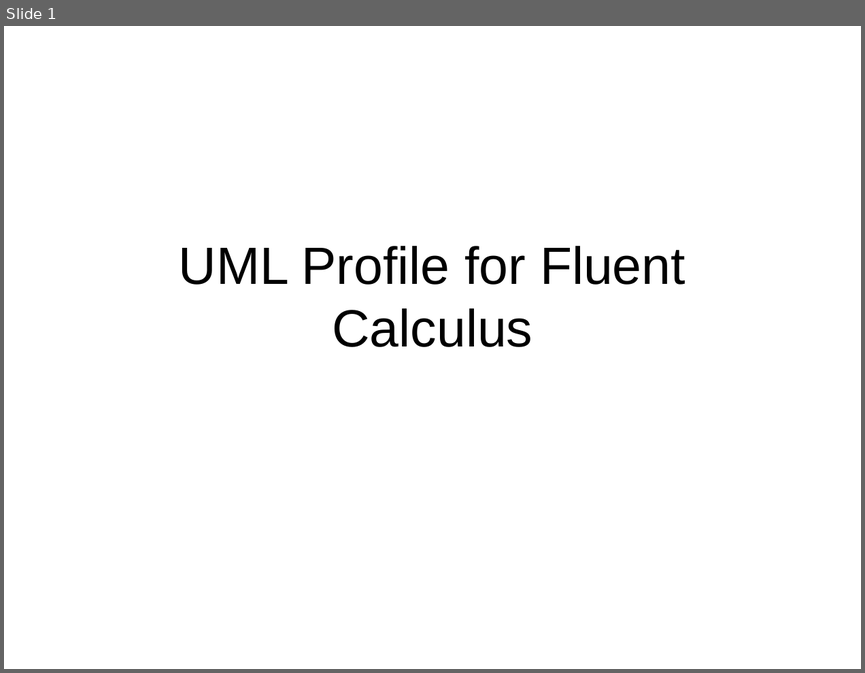
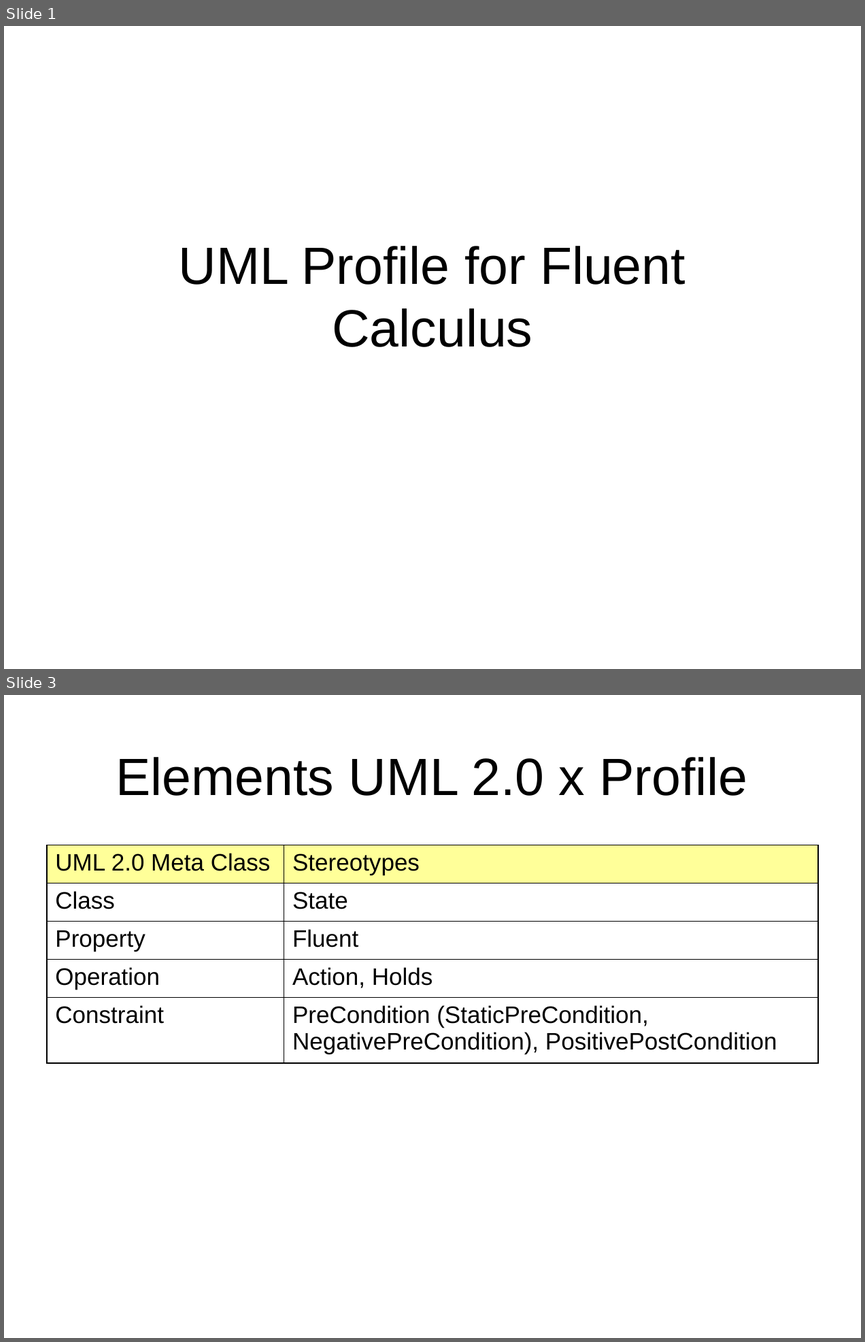
Before and after one commit to krishprince/rollerslam, a slide deck: docs/FluentCalculus/UML_Profile_for_Fluent_Calculus.ppt. Shown one above the other, each under a label of ours: slide 1 before the commit, slides 1 and 3 after it; the slides between them are not shown. The pictures are 865x673 and 865x1342 pixels, drawn with LibreOffice and Linux fonts; fonts in the diff are those of the drawing. Boxes give left, top, right and bottom in pixels: in the first picture for what was removed or moved away, otherwise in the second. Text is boxed around its words. In the diff, an @@ line names an element or a change of style, - is before the commit and + after.

Commit message:
versao 2 do profile para Fluent Calculus

```diff
--- a/docs/FluentCalculus/UML_Profile_for_Fluent_Calculus.ppt
+++ b/docs/FluentCalculus/UML_Profile_for_Fluent_Calculus.ppt
@@ slide 3 added at (4, 695, 861, 1338), background #FFFFFF @@
@@ title added at (116, 757, 748, 796), 44 pt, text #000000 @@
+Elements UML 2.0 x Profile
@@ table added at (47, 845, 818, 1063), 5 rows, 2 columns @@
+UML 2.0 Meta Class | Stereotypes
+Class | State
+Property | Fluent
+Operation | Action, Holds
+Constraint | PreCondition (StaticPreCondition, NegativePreCondition), PositivePostCondition
```
Also in this commit, not shown: 2 other slides added, 2 slides removed.
